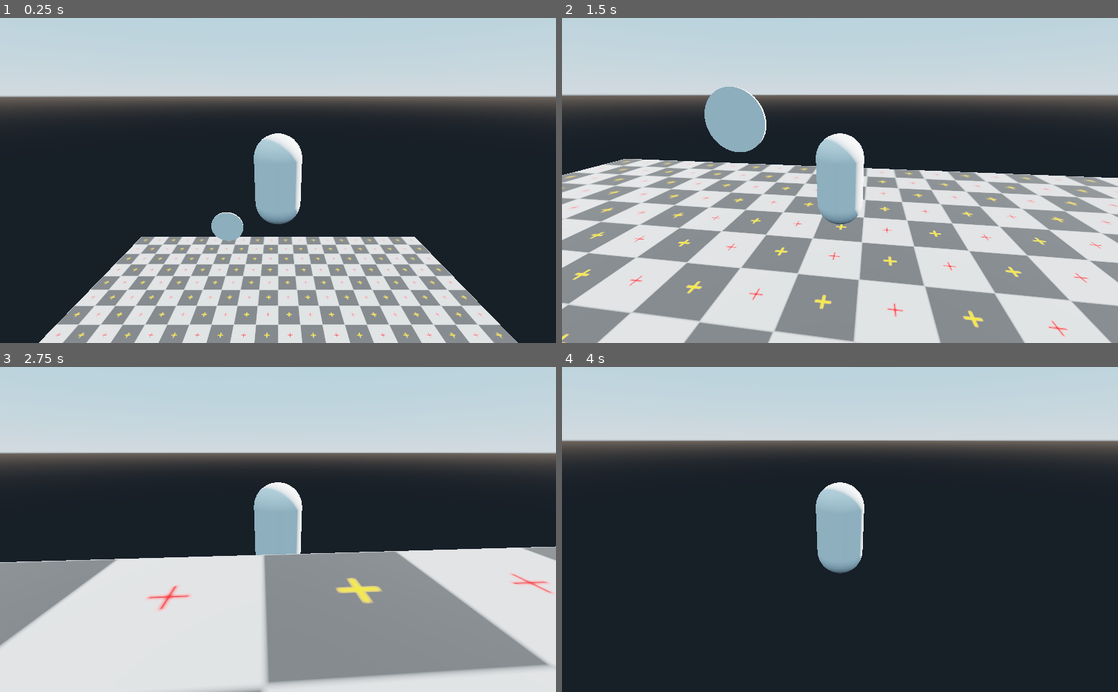
Above: before the commit, frames 1-4 (two rows, left to right).
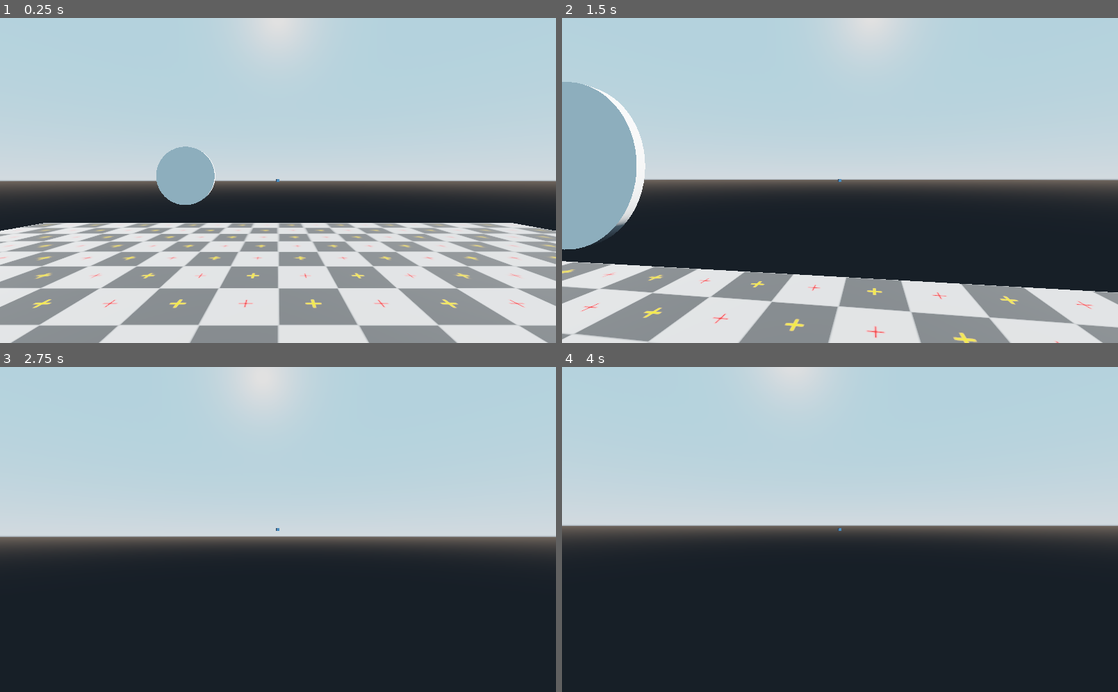
Above: after the commit, the same moments.

Repository: Linko-3D/Godot-Templates-Collection
Game: Godot game, scene res://Level.tscn
Two runs of this game, one before a commit and one after it. Both use one fixed random seed, a clock stepped at 60 frames per second and the inputs below. The engine's default icon, where the game draws it, is replaced by a stand-in: a white triangle on a blue panel in a dark square.
Inputs (mouse positions are in pixels of both pictures, inside the frame that each line leads up to):
- Up to frame 1 (0.25 s): no input
- Up to frame 2 (1.5 s): tap Enter (ui_accept) at 0.5, 0.77 s; move the mouse to (867, 180) at 0.52 s; hold Up (ui_up) from 0.53 s (still down); click (867, 180) at 0.67 s; move the mouse to (812, 180) at 1.27 s
- Up to frame 3 (2.75 s): keep holding Up (ui_up); tap Enter (ui_accept) at 1.52 s; move the mouse to (289, 523) at 2.02 s
- Up to frame 4 (4 s): keep holding Up (ui_up); move the mouse to (834, 536) at 2.77 s; click (834, 536) at 2.92 s; tap Enter (ui_accept) at 3.02, 3.5, 3.77 s; move the mouse to (878, 532) at 3.52 s

The runs differ from the first frame. In frame 1, 59% of the frame differs, in the area x 0-100%, y 0-100%; in frame 2, 67%; in frame 3, 74%; in frame 4, 32%.

Commit message:
tweak

Diff:
--- a/Level.tscn
+++ b/Level.tscn
@@ -1,8 +1,8 @@
 [gd_scene load_steps=7 format=2]
 
-[ext_resource path="res://Templates/3D/ThirdPersonCharacter/ThirdPersonCharacter.tscn" type="PackedScene" id=1]
-[ext_resource path="res://checker.png" type="Texture" id=2]
-[ext_resource path="res://Templates/3D/Interactive/Target/Target.tscn" type="PackedScene" id=3]
+[ext_resource path="res://checker.png" type="Texture" id=1]
+[ext_resource path="res://Templates/3D/Interactive/Target/Target.tscn" type="PackedScene" id=2]
+[ext_resource path="res://Templates/3D/FirstPersonCharacter/FirstPersonCharacter.tscn" type="PackedScene" id=3]
 
 [sub_resource type="ConvexPolygonShape" id=1]
 points = PoolVector3Array( 10, 0, 10, -10, 0, 10, 10, 0, -10, -10, 0, -10 )
@@ -11,13 +11,10 @@
 size = Vector2( 20, 20 )
 
 [sub_resource type="SpatialMaterial" id=3]
-albedo_texture = ExtResource( 2 )
+albedo_texture = ExtResource( 1 )
 uv1_scale = Vector3( 10, 10, 10 )
 
 [node name="Level" type="Spatial"]
-
-[node name="ThirdPersonCharacter" parent="." instance=ExtResource( 1 )]
-transform = Transform( 1, 0, 0, 0, 1, 0, 0, 0, 1, 0, 8.30324, 0 )
 
 [node name="Map" type="Spatial" parent="."]
 editor/display_folded = true
@@ -38,5 +35,8 @@
 light_energy = 5.0
 light_indirect_energy = 5.0
 
-[node name="Target" parent="." instance=ExtResource( 3 )]
+[node name="Target" parent="." instance=ExtResource( 2 )]
 transform = Transform( 1, 0, 0, 0, 1, 0, 0, 0, 1, -3.171, 2, -8 )
+
+[node name="FirstPersonCharacter" parent="." instance=ExtResource( 3 )]
+transform = Transform( 1, 0, 0, 0, 1, 0, 0, 0, 1, 0, 1, 0 )
--- /dev/null
+++ b/Templates/3D/FirstPersonCharacter/Camera/Position3D/Projectile.tscn
@@ -0,0 +1,17 @@
+[gd_scene load_steps=3 format=2]
+
+[sub_resource type="SphereMesh" id=1]
+radius = 0.125
+height = 0.25
+
+[sub_resource type="SphereShape" id=2]
+radius = 0.13
+
+[node name="Projectile" type="RigidBody"]
+
+[node name="MeshInstance" type="MeshInstance" parent="."]
+mesh = SubResource( 1 )
+material/0 = null
+
+[node name="CollisionShape" type="CollisionShape" parent="."]
+shape = SubResource( 2 )
--- a/Templates/3D/FirstPersonCharacter/FirstPersonCharacter.tscn
+++ b/Templates/3D/FirstPersonCharacter/FirstPersonCharacter.tscn
@@ -16,6 +16,9 @@
 
 [node name="HUD" parent="Camera" instance=ExtResource( 3 )]
 
+[node name="Position3D" type="Position3D" parent="Camera"]
+transform = Transform( 1, 0, 0, 0, 1, 0, 0, 0, 1, 0, 0, -1 )
+
 [node name="CollisionShape" type="CollisionShape" parent="."]
 transform = Transform( 1, 0, 0, 0, -4.37114e-008, 1, 0, -1, -4.37114e-008, 0, -0.8, 0 )
 shape = SubResource( 1 )
